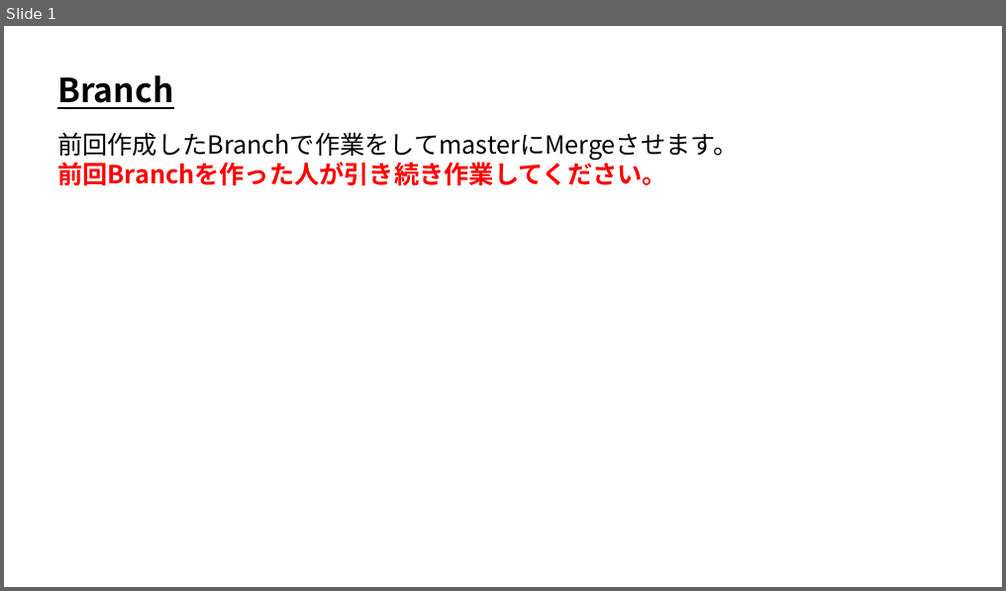
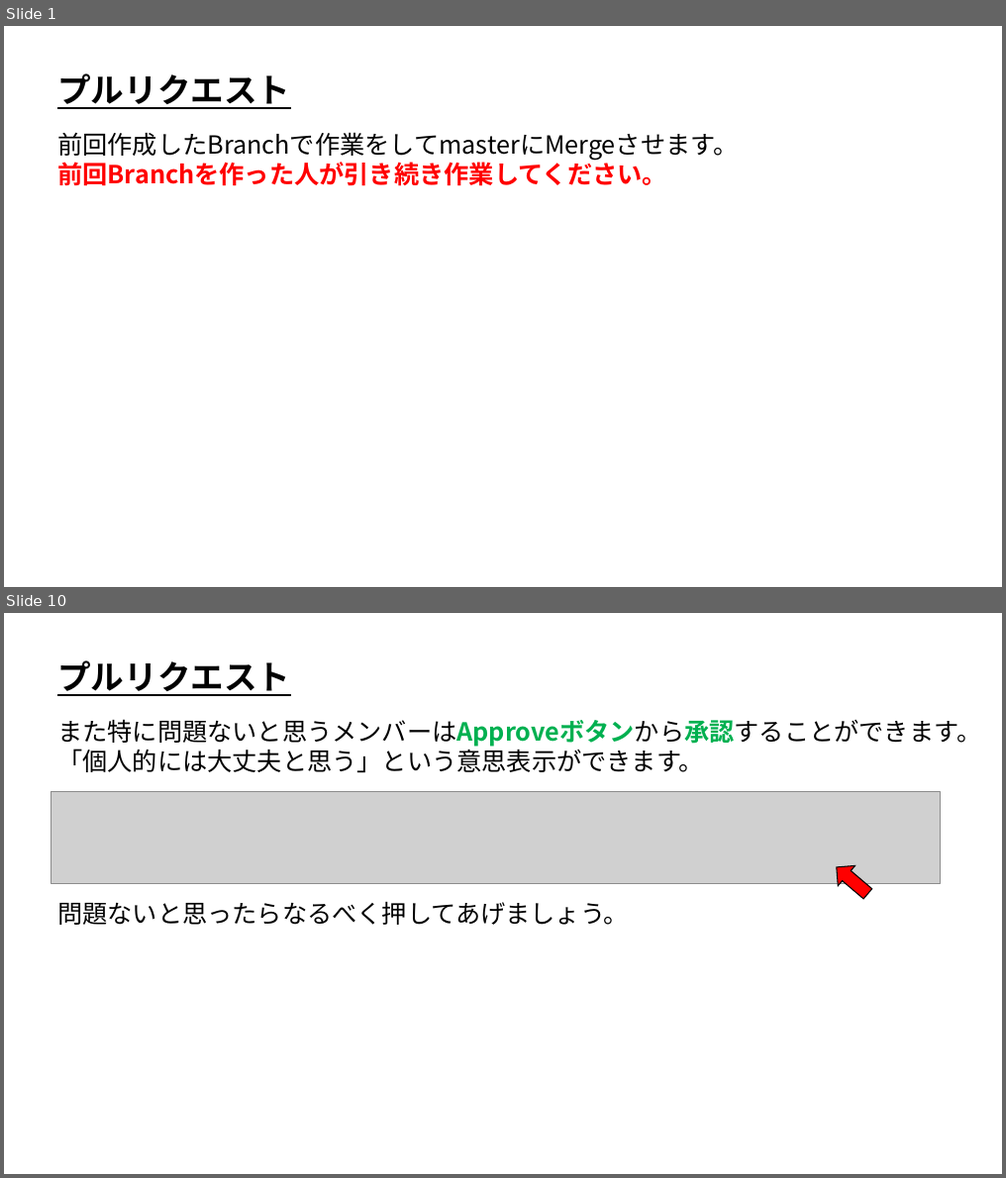
Before and after one commit to ArakiYusuke-Ohara/Textbook, a slide deck: ゲーム科2年/00_前期/ゲームエンジンⅢ/バージョン管理/11_プルリクエストとMerge.pptx. Shown one above the other, each under a label of ours: slide 1 before the commit, slides 1 and 10 after it; the slides between them are not shown. The pictures are 1006x591 and 1006x1178 pixels, drawn with LibreOffice and Linux fonts; fonts in the diff are those of the drawing; grey boxes stand for pictures. Boxes give left, top, right and bottom in pixels: in the first picture for what was removed or moved away, otherwise in the second. Text is boxed around its words. In the diff, an @@ line names an element or a change of style, - is before the commit and + after.

Commit message:
バージョン管理のスライドを最新に更新

```diff
--- a/ゲーム科2年/00_前期/ゲームエンジンⅢ/バージョン管理/11_プルリクエストとMerge.pptx
+++ b/ゲーム科2年/00_前期/ゲームエンジンⅢ/バージョン管理/11_プルリクエストとMerge.pptx
@@ slide 10 added at bbox=[4, 613, 1002, 1174], background #FFFFFF @@
@@ text added at bbox=[57, 661, 290, 696], 32 pt, text #000000, bold, underline @@
+プルリクエスト
@@ text added at bbox=[57, 719, 981, 773], 24 pt, text #000000 @@
+また特に問題ないと思うメンバーはApproveボタンから承認することができます。
+「個人的には大丈夫と思う」という意思表示ができます。
@@ picture added at bbox=[51, 792, 941, 883] @@
@@ right arrow added at bbox=[829, 858, 877, 904], fill #FF0000, outline #000000 1 pt @@
@@ text added at bbox=[57, 901, 629, 925], 24 pt, text #000000 @@
+問題ないと思ったらなるべく押してあげましょう。
@@ slide 1 changed as well @@
@@ text at bbox=[57, 74, 290, 109]: text changed @@
-Branch
+プルリクエスト
```
Also in this commit, not shown: 14 other slides added, 9 other files.
